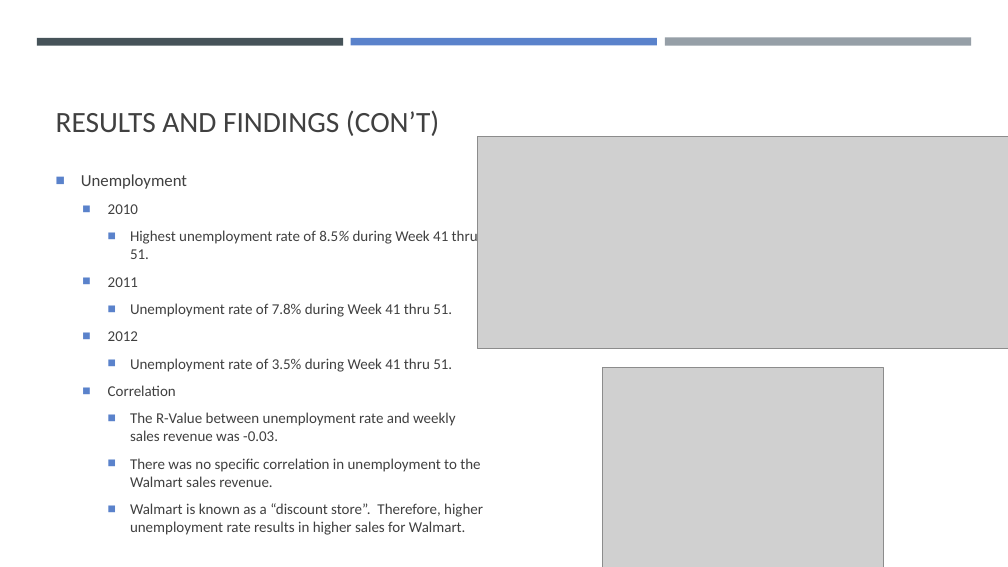
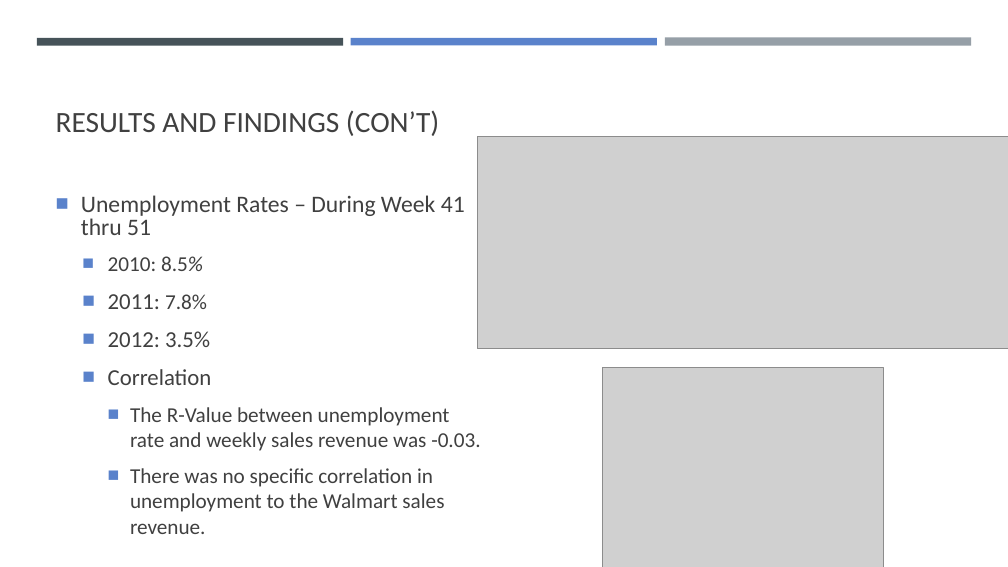
Before and after one commit to tbhaijee/Walmart-Sales-Predications, a slide deck: slide 10 of Project 1 PPT Slides.pptx. Drawn at 1008x567 pixels with LibreOffice and Linux fonts; fonts in the diff are those of the drawing; grey boxes stand for pictures. Boxes give left, top, right and bottom in pixels: in the first picture for what was removed or moved away, otherwise in the second. Text is boxed around its words. In the diff, an @@ line names an element or a change of style, - is before the commit and + after.

```diff
--- a/Project 1 PPT Slides.pptx
+++ b/Project 1 PPT Slides.pptx
@@ text at [81,195,465,347]: text changed; size 14.3 to 22.5 pt @@
-■ Unemployment
-  ■ 2010
-    ■ Highest unemployment rate of 8.5% during Week 41 thru 51.
-  ■ 2011
-    ■ Unemployment rate of 7.8% during Week 41 thru 51.
-  ■ 2012
-    ■ Unemployment rate of 3.5% during Week 41 thru 51.
+■ Unemployment Rates – During Week 41 thru 51
+  ■ 2010: 8.5%
+  ■ 2011: 7.8%
+  ■ 2012: 3.5%
@@ text at [108,369,480,534]: size 14.3 to 21.7 pt in "Correlation"; size 14.3 to 20.1 pt in "The R-Value between unemployment rate and weekly ...", "There was no specific correlation in unemployment ..."; more space between paragraphs @@
@@ text at [130,503,483,535]: paragraph removed @@
-    ■ Walmart is known as a “discount store”. Therefore, higher unemployment rate results in higher sales for Walmart.
```
Also in this commit, not shown: 9 other slides changed.
